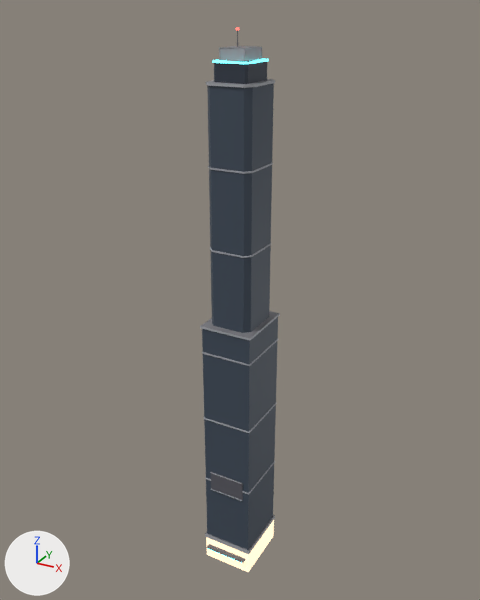
A saved change to the glTF model assets/future/models/neon_city/r1214_crown.glb.
Rendered twice from a 50 mm camera at (63.6, -116.0, 127.2) aimed at (-1.2, 1.9, 68.2). Arrows for +X, +Y and +Z are at lower left; the lights stay in place. The older version comes first. Vertices at exactly the same position are counted once.

In view in the first picture: 'r1214_crown'.
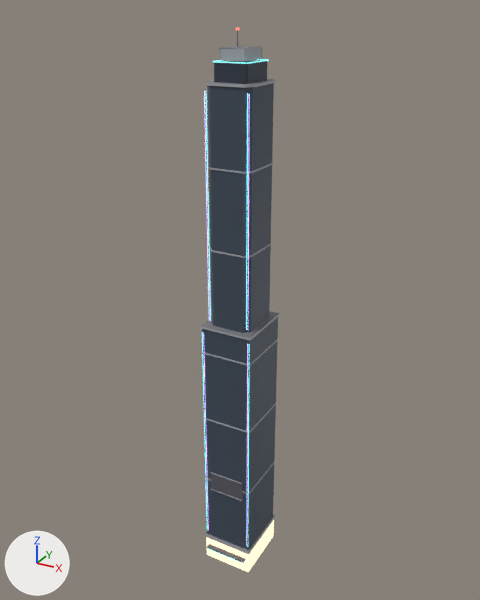
Where the change shows, as pixel boxes (x1, y1, x2, y2) in the pictures (480 x 600 px):
part 1 of me_r1214_crown, added: after (202, 333, 207, 511)
part 2 of me_r1214_crown, added: after (248, 414, 249, 493)
part 3 of me_r1214_crown, added: after (206, 103, 211, 321)
part 4 of me_r1214_crown, added: after (246, 93, 248, 330)
part 5 of me_r1214_crown, added: after (203, 333, 209, 531)
part 6 of me_r1214_crown, added: after (246, 344, 248, 546)
part 7 of me_r1214_crown, added: after (204, 91, 209, 305)
part 8 of me_r1214_crown, added: after (248, 94, 250, 283)
part 9 of me_r1214_crown, rebuilt: before (213, 59, 269, 64); after (212, 59, 269, 63)

The edits, one by one:
Material 'neon_v' (mat_neon_v) is new.
Its base color is (0.55, 0.35, 1.0) (purple #c4a0ff).
Its emission color is (0.55, 0.35, 1.0) (purple #c4a0ff).
Its emission strength is 2.0.
me_r1214_crown is used by ob_r1214_crown; location (0.0, 0.0, 0.0).
me_r1214_crown had 252 vertices, 368 faces and spanned x -6.2..6.2, y -8.3..7.2, z 0.0..123.8.
me_r1214_crown now has 416 vertices, 680 faces and spans x -6.2..6.2, y -8.3..7.2, z 0.0..123.8.
me_r1214_crown part 1: a new loose piece, a 6-sided cylinder along z spanning x -5.82..-5.68, y -6.91..-6.79, z 8.0..63.0, in mat_neon_c (cyan #6cf9ff, glowing cyan #6cf9ff).
me_r1214_crown part 2: a new loose piece, a 6-sided cylinder along z spanning x 5.68..5.82, y -6.91..-6.79, z 8.0..63.0, in mat_neon_c (cyan #6cf9ff, glowing cyan #6cf9ff).
me_r1214_crown part 3: a new loose piece, a 6-sided cylinder along z spanning x -4.47..-4.34, y -5.61..-5.49, z 65.5..113.0, in mat_neon_c (cyan #6cf9ff, glowing cyan #6cf9ff).
me_r1214_crown part 4: a new loose piece, a 6-sided cylinder along z spanning x 4.34..4.47, y -5.61..-5.49, z 65.5..113.0, in mat_neon_c (cyan #6cf9ff, glowing cyan #6cf9ff).
me_r1214_crown part 5: a new loose piece, a 6-sided cylinder along z spanning x -5.47..-5.34, y -6.91..-6.79, z 8.0..63.0, in mat_neon_v (purple #c4a0ff, glowing purple #c4a0ff).
me_r1214_crown part 6: a new loose piece, a 6-sided cylinder along z spanning x 5.34..5.47, y -6.91..-6.79, z 8.0..63.0, in mat_neon_v (purple #c4a0ff, glowing purple #c4a0ff).
me_r1214_crown part 7: a new loose piece, a 6-sided cylinder along z spanning x -4.82..-4.68, y -5.61..-5.49, z 65.5..113.0, in mat_neon_v (purple #c4a0ff, glowing purple #c4a0ff).
me_r1214_crown part 8: a new loose piece, a 6-sided cylinder along z spanning x 4.68..4.82, y -5.61..-5.49, z 65.5..113.0, in mat_neon_v (purple #c4a0ff, glowing purple #c4a0ff).
me_r1214_crown part 9: the loose piece of 16 vertices spanning x -3.8..3.8, y -4.5..4.5, z 117.9..118.3 is rebuilt with 80 vertices and now spans x -3.9..3.9, y -4.6..4.6, z 118.0..118.2.
Other edits to the shape of me_r1214_crown do not show in these pictures.
me_r1214_crown gains material mat_neon_v (purple #c4a0ff, glowing purple #c4a0ff).
